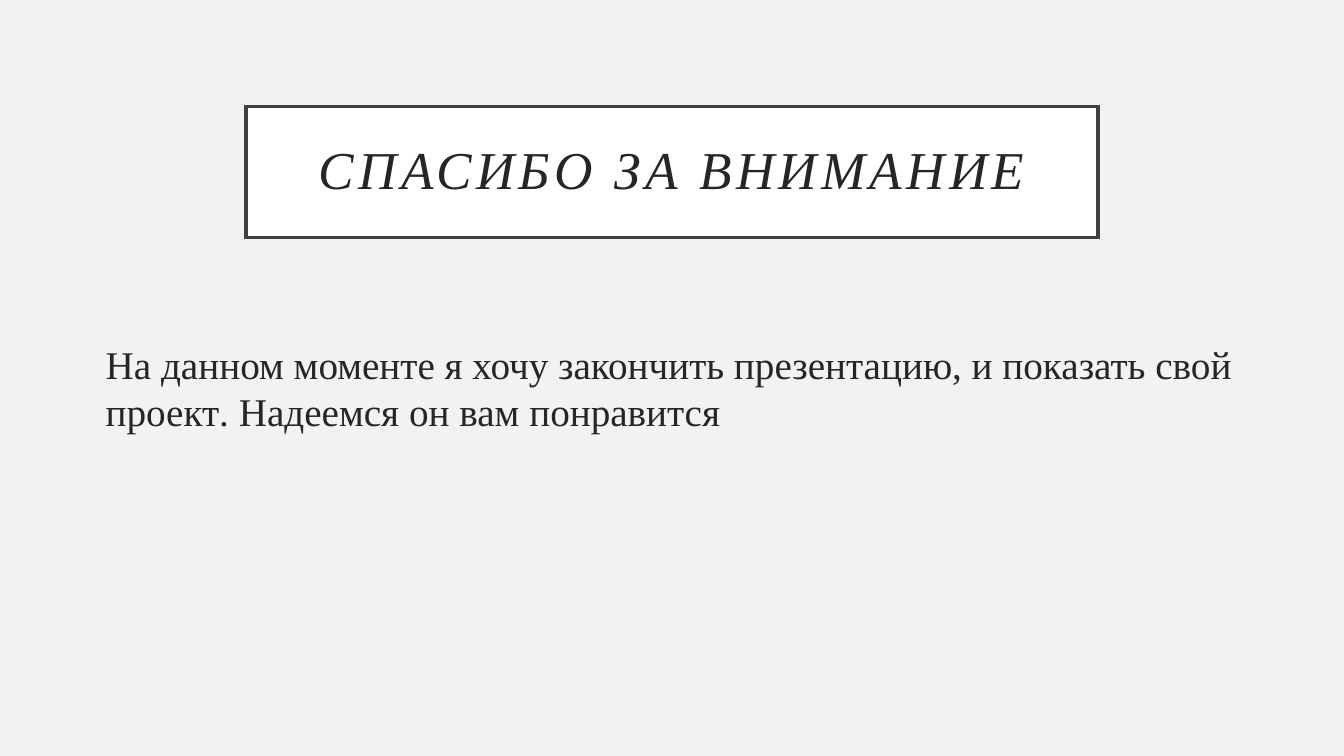
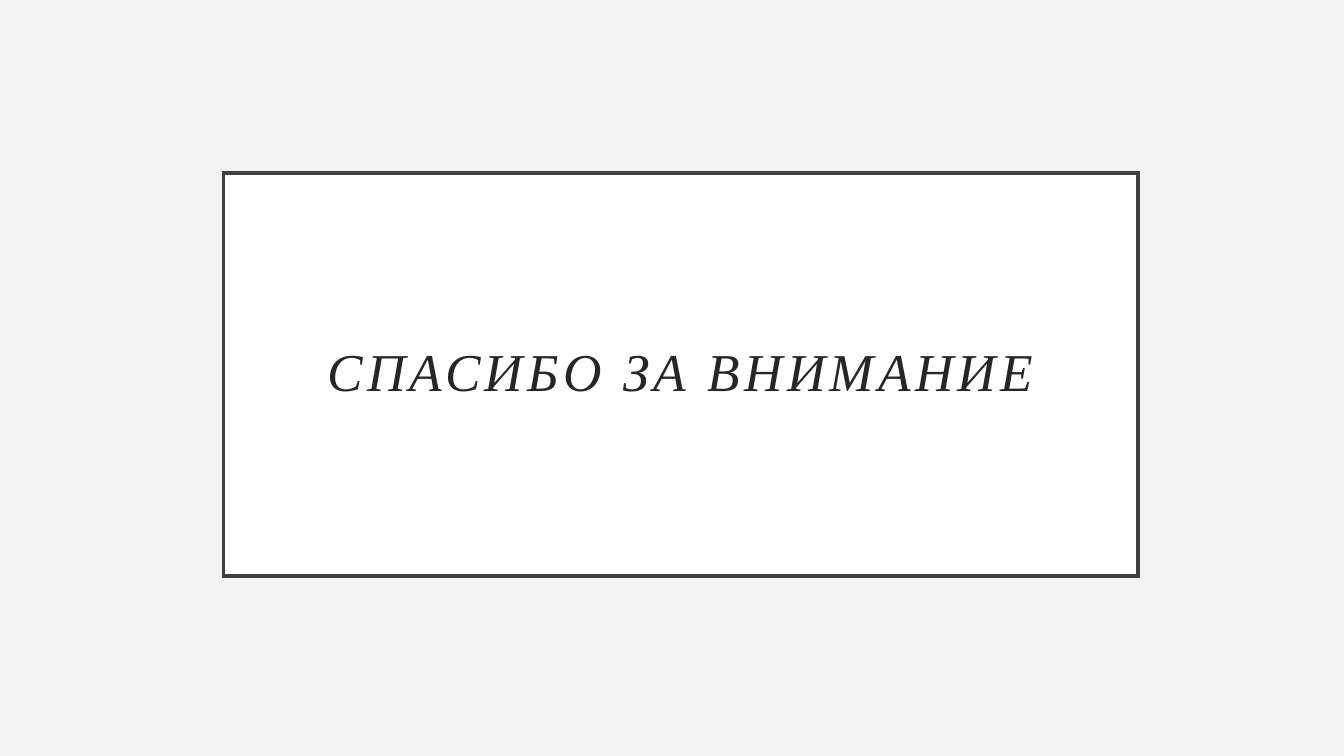
Before and after one commit to M1shgan48/pygame, a slide deck: slide 8 of презентация_pygame.pptx (slide 5 before the commit). Drawn at 1344x756 pixels with LibreOffice and Linux fonts; fonts in the diff are those of the drawing. Boxes give left, top, right and bottom in pixels: in the first picture for what was removed or moved away, otherwise in the second. Text is boxed around its words. In the diff, an @@ line names an element or a change of style, - is before the commit and + after.

```diff
--- a/презентация_pygame.pptx
+++ b/презентация_pygame.pptx
@@ title "СПАСИБО ЗА ВНИМАНИЕ": place and size @@
-title "СПАСИБО ЗА ВНИМАНИЕ" at (246, 106, 1098, 237)
+title "СПАСИБО ЗА ВНИМАНИЕ" at (224, 173, 1138, 577)
@@ text removed at (106, 352, 1231, 434) @@
-На данном моменте я хочу закончить презентацию, и показать свой проект. Надеемся он вам понравится
```
Also in this commit, not shown: 2 other slides changed, 4 slides added, 1 slide removed, 1 other file.
